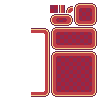
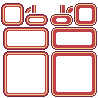
Revision of a layered 98x98 image; what changed, layer by layer:
renamed "fino" to "Capa 48", showed it, painted on it over (1, 3, 92, 97)
removed layer "Capa 41" over (31, 5, 92, 97)
